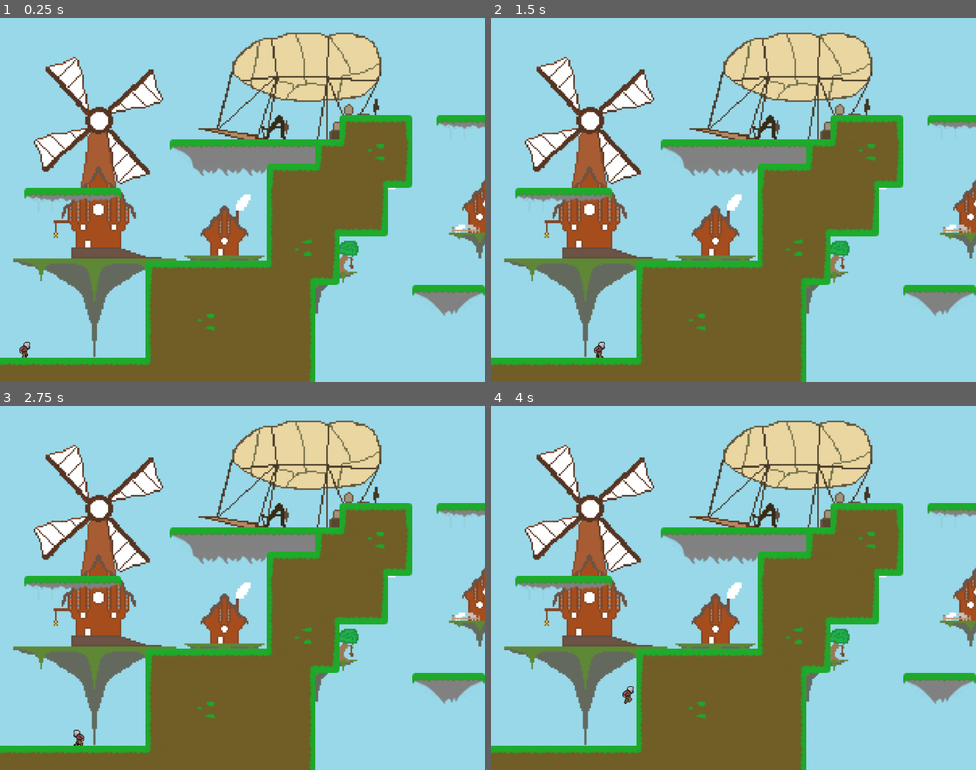
Above: before the commit, frames 1-4 (two rows, left to right).
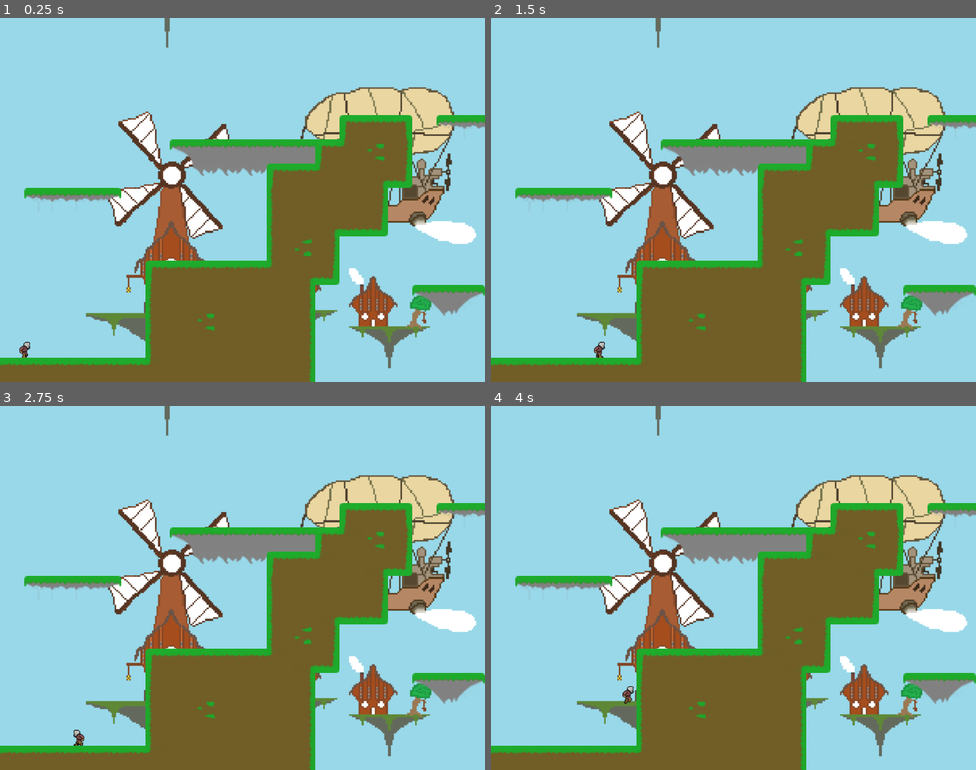
Above: after the commit, the same moments.

Repository: Kumodatsu/dream-within-a-dream
Game: Godot game, scene res://levels/Level_1.tscn
Same seed, same stepped clock (60 frames per second), same inputs: the game is played once before the commit and once after it.
Inputs:
- Up to frame 1 (0.25 s): no input
- Up to frame 2 (1.5 s): tap Enter at 0.5 s; hold D (player_move_right) from 0.53 s (still down); tap W (player_jump) at 0.77 s
- Up to frame 3 (2.75 s): tap W (player_jump) at 1.52 s; release D (player_move_right) at 2.03 s; hold A (player_move_left) from 2.03 s (still down)
- Up to frame 4 (4 s): release A (player_move_left) at 2.78 s; hold D (player_move_right) from 2.78 s (still down); tap W (player_jump) at 3.02, 3.77 s

The runs differ from the first frame. In frame 1, 26% of the frame differs, in the area x 2-100%, y 0-97%; in frame 2, 26%; in frame 3, 26%; in frame 4, 26%.

Commit message:
Add background parallax

Diff:
--- a/dream-within-a-dream/levels/Level_1.tscn
+++ b/dream-within-a-dream/levels/Level_1.tscn
@@ -40,6 +40,8 @@
 [node name="ParallaxBackground" type="ParallaxBackground" parent="."]
 
 [node name="FloatingIsles" type="ParallaxLayer" parent="ParallaxBackground"]
+motion_scale = Vector2( 0.7, 0.7 )
+motion_mirroring = Vector2( 2640, 495 )
 
 [node name="Sprite" type="Sprite" parent="ParallaxBackground/FloatingIsles"]
 texture = ExtResource( 3 )
